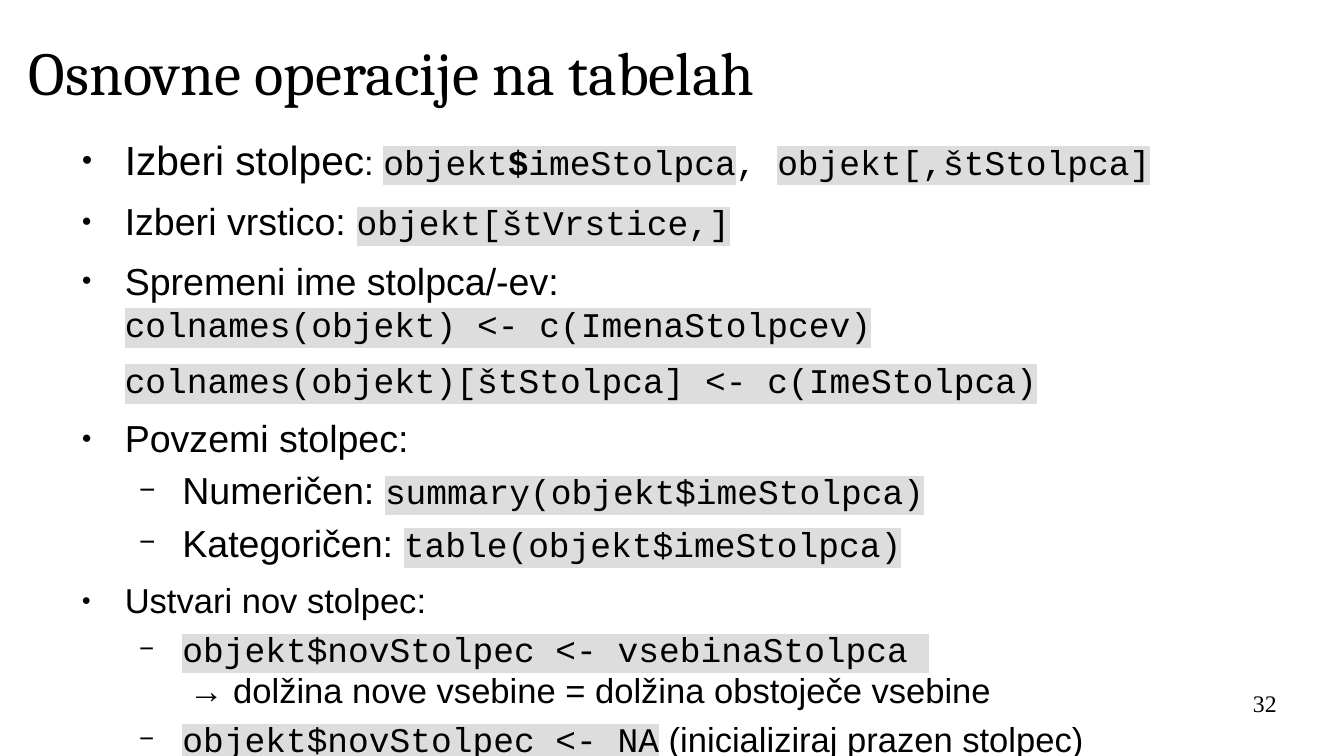
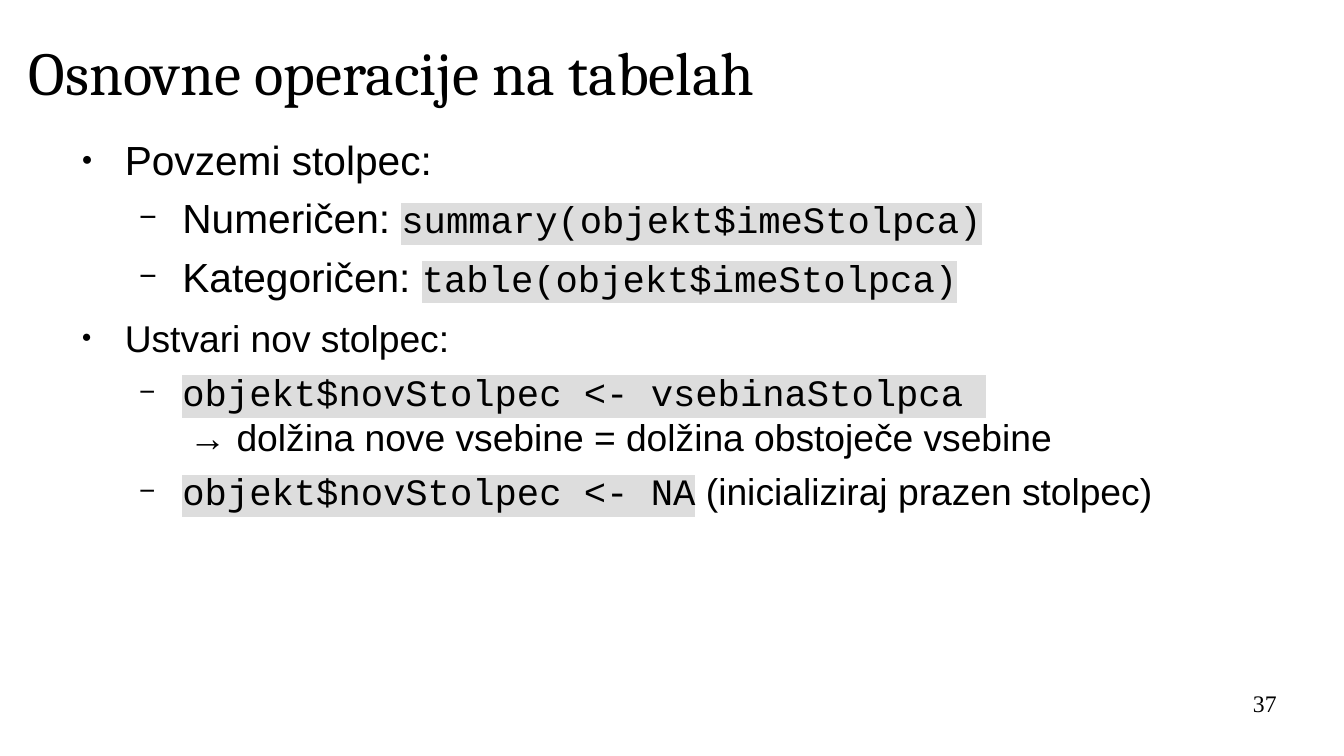
Before and after one commit to janaobsteter/R_tecaj, a slide deck: slide 37 of IT_Rtecaj.odp (slide 32 before the commit). Drawn at 1344x756 pixels with LibreOffice and Linux fonts; fonts in the diff are those of the drawing; background and template pictures are left out. Boxes give left, top, right and bottom in pixels: in the first picture for what was removed or moved away, otherwise in the second. Text is boxed around its words. In the diff, an @@ line names an element or a change of style, - is before the commit and + after.

```diff
--- a/IT_Rtecaj.odp
+++ b/IT_Rtecaj.odp
@@ text "Povzemi stolpec:" at (125, 145, 1152, 513): size 22.2 to 24 pt in "Povzemi stolpec:", "Numeričen:", "Kategoričen:"; size 20.4 to 22 pt in "summary(objekt$imeStolpca)", "table(objekt$imeStolpca)", "Ustvari nov stolpec:", "objekt$novStolpec <- vsebinaStolpca → dolžina nove vsebine ..." and 1 more places; more space between paragraphs @@
@@ text at (125, 145, 1150, 400): paragraphs removed @@
-● Izberi stolpec: objekt$imeStolpca, objekt[,štStolpca]
-● Izberi vrstico: objekt[štVrstice,]
-● Spremeni ime stolpca/-ev:
-  colnames(objekt) <- c(ImenaStolpcev)
-colnames(objekt)[štStolpca] <- c(ImeStolpca)
@@ page number at (1253, 696, 1277, 713): text changed @@
-32
+37
```
Also in this commit, not shown: 29 other slides changed, 6 slides added.
